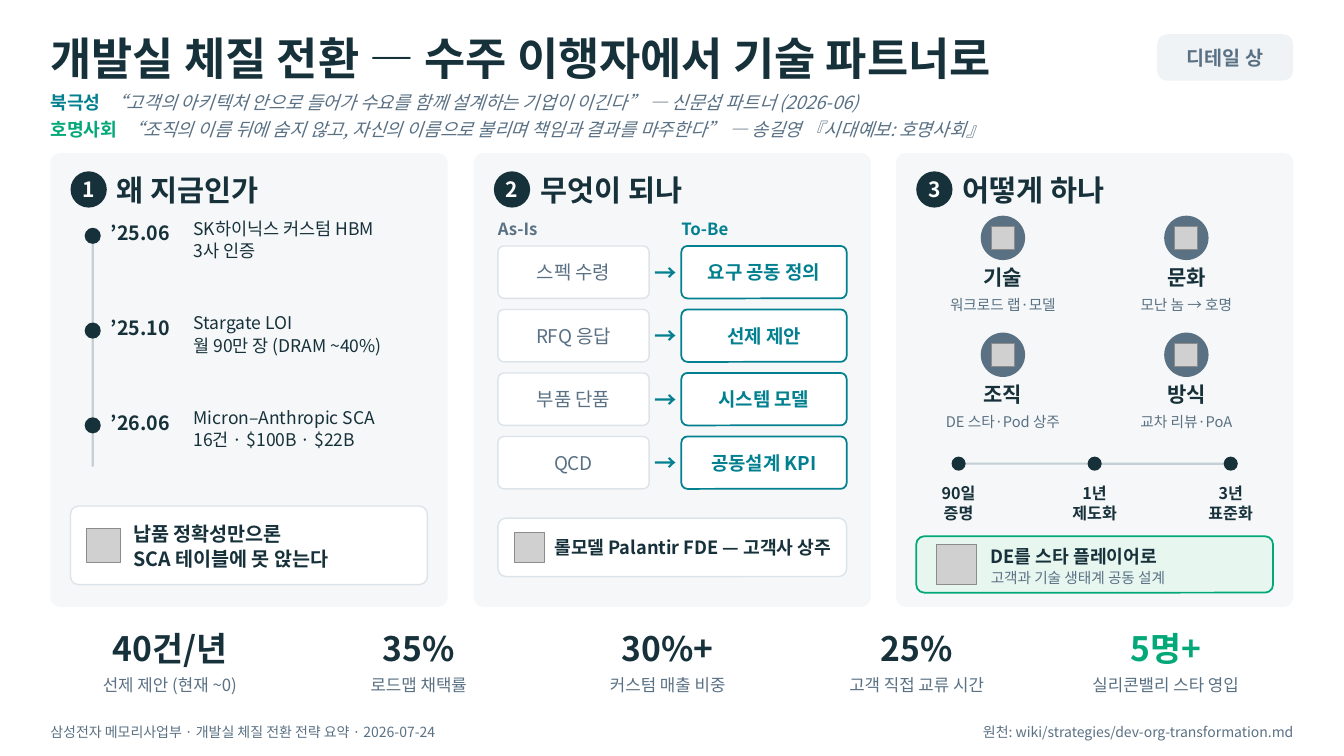
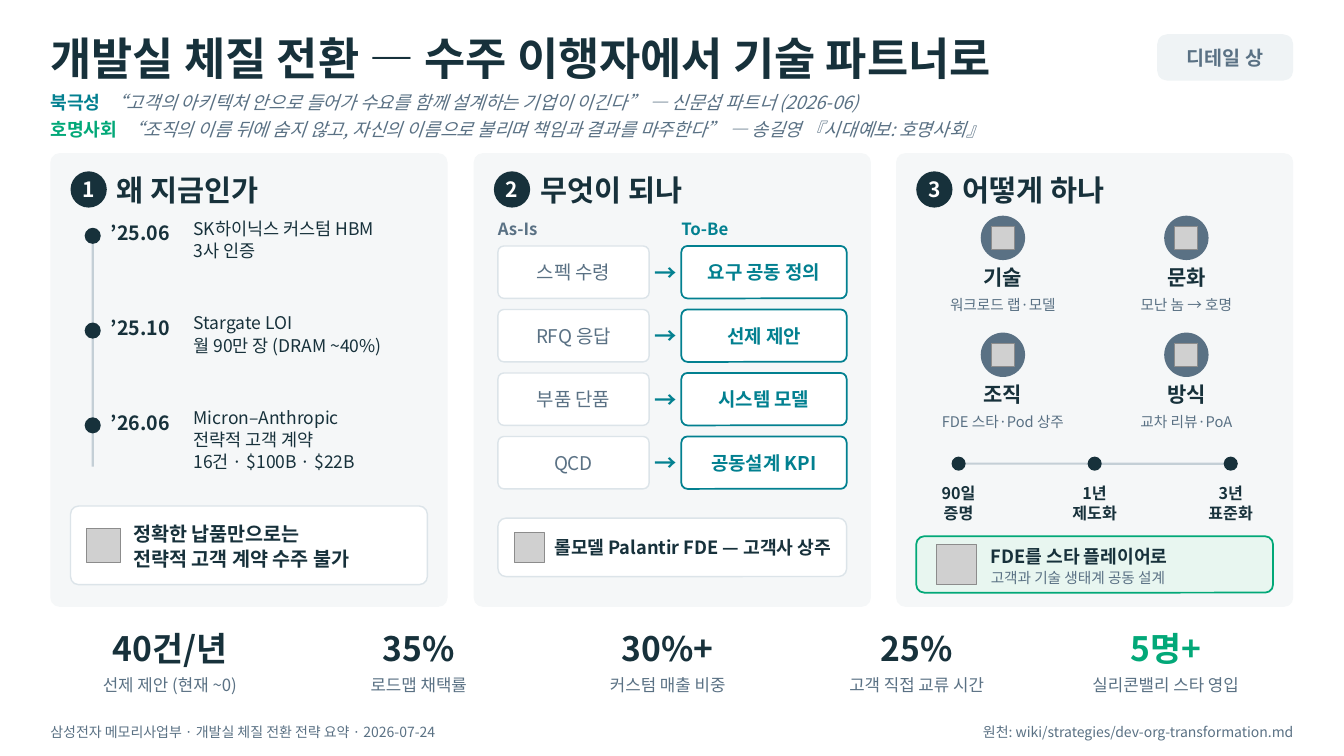
Before and after one commit to k31001/action-learning, a slide deck: slide 1 of outputs/presentation/dev-transformation-summary.pptx. Drawn at 1344x756 pixels with LibreOffice and Linux fonts; fonts in the diff are those of the drawing; grey boxes stand for pictures. Boxes give left, top, right and bottom in pixels: in the first picture for what was removed or moved away, otherwise in the second. Text is boxed around its words. In the diff, an @@ line names an element or a change of style, - is before the commit and + after.

```diff
--- a/outputs/presentation/dev-transformation-summary.pptx
+++ b/outputs/presentation/dev-transformation-summary.pptx
@@ text at (194, 410, 339, 448): text changed @@
-Micron–Anthropic SCA
+Micron–Anthropic
+전략적 고객 계약
@@ text at (942, 415, 1064, 428): text changed @@
-DE 스타·Pod 상주
+FDE 스타·Pod 상주
@@ text at (133, 524, 349, 568): text changed @@
-납품 정확성만으론
-SCA 테이블에 못 앉는다
+정확한 납품만으로는
+전략적 고객 계약 수주 불가
@@ text at (991, 547, 1168, 565): text changed @@
-DE를 스타 플레이어로
+FDE를 스타 플레이어로
```
Also in this commit, not shown: 2 other slides changed, 10 other files.
